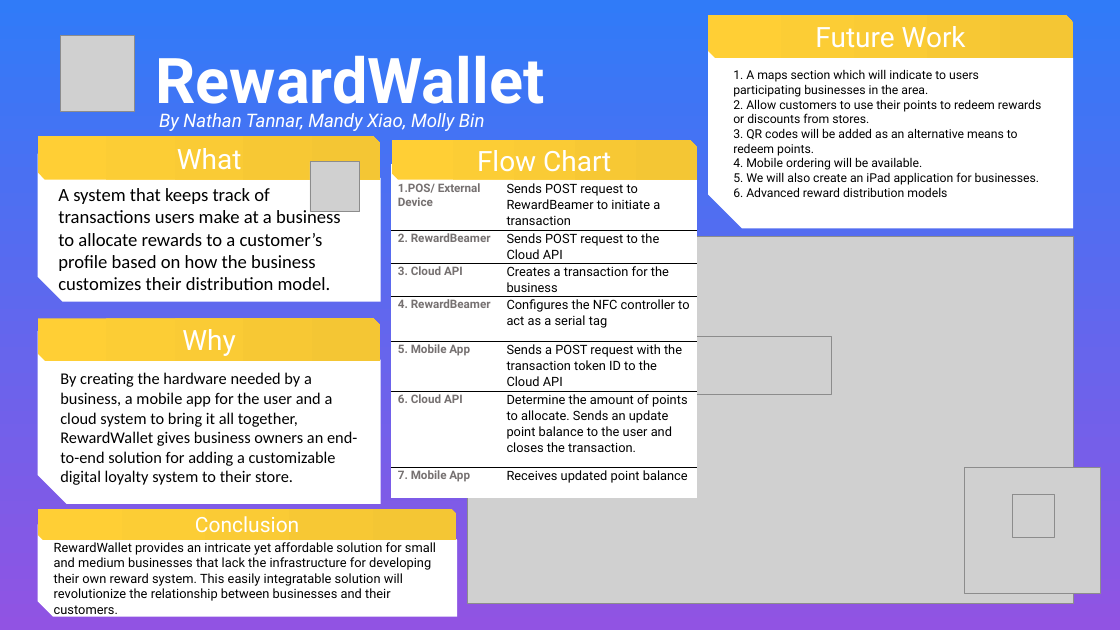
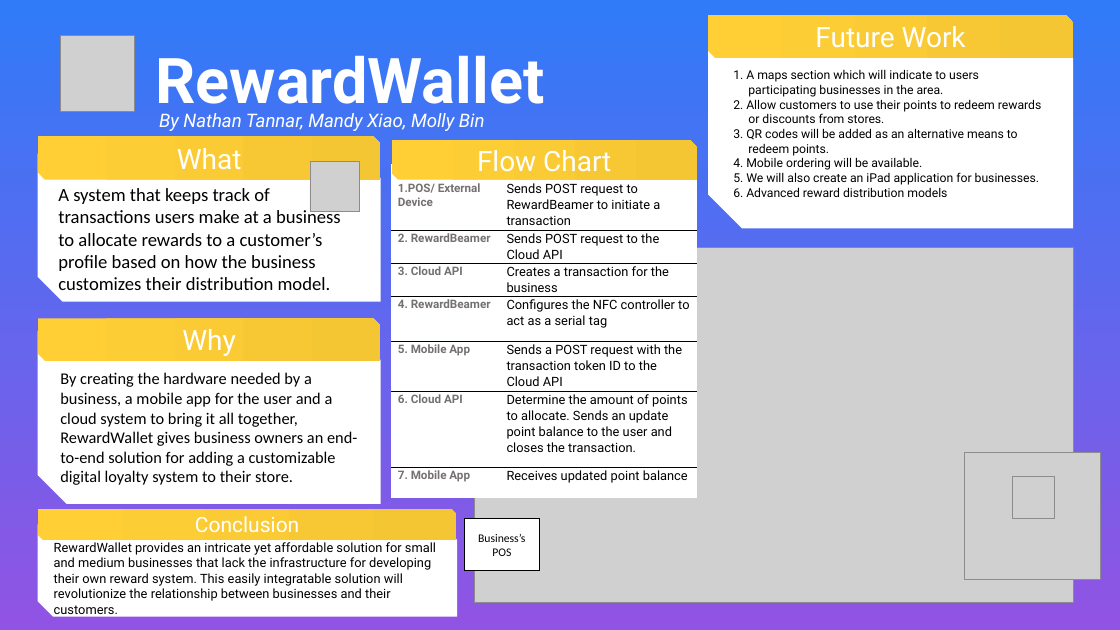
Before and after one commit to RewardWallet/Documentation, a slide deck: slide 1 of Poster.pptx. Drawn at 1120x630 pixels with LibreOffice and Linux fonts; fonts in the diff are those of the drawing; grey boxes stand for pictures. Boxes give left, top, right and bottom in pixels: in the first picture for what was removed or moved away, otherwise in the second. Text is boxed around its words. In the diff, an @@ line names an element or a change of style, - is before the commit and + after.

```diff
--- a/Poster.pptx
+++ b/Poster.pptx
@@ text in snip diag rect at [733, 69, 1041, 156]: text changed @@
-1. A maps section which will indicate to users participating businesses in the area.
-2. Allow customers to use their points to redeem rewards or discounts from stores.
-3. QR codes will be added as an alternative means to redeem points.
+1. A maps section which will indicate to users
+participating businesses in the area.
+2. Allow customers to use their points to redeem rewards
+or discounts from stores.
+3. QR codes will be added as an alternative means to
+redeem points.
@@ picture: place and size @@
-picture at [468, 237, 1074, 603]
+picture at [474, 248, 1073, 602]
@@ picture removed at [683, 336, 832, 394] @@
@@ picture: place and size @@
-picture at [965, 468, 1101, 595]
+picture at [965, 453, 1101, 580]
@@ picture: place and size @@
-picture at [1012, 495, 1055, 538]
+picture at [1012, 476, 1055, 519]
@@ rectangle added at [465, 518, 539, 571], fill #FFFFFF, outline #000000 1 pt, 10 pt, text #000000 @@
+Business’s POS
```
Also in this commit, not shown: 3 other files.
